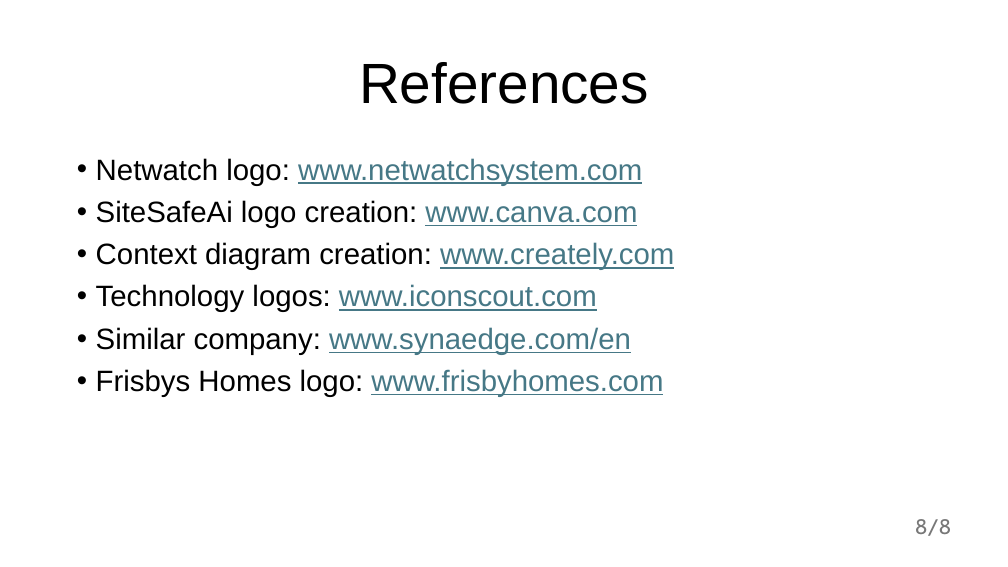
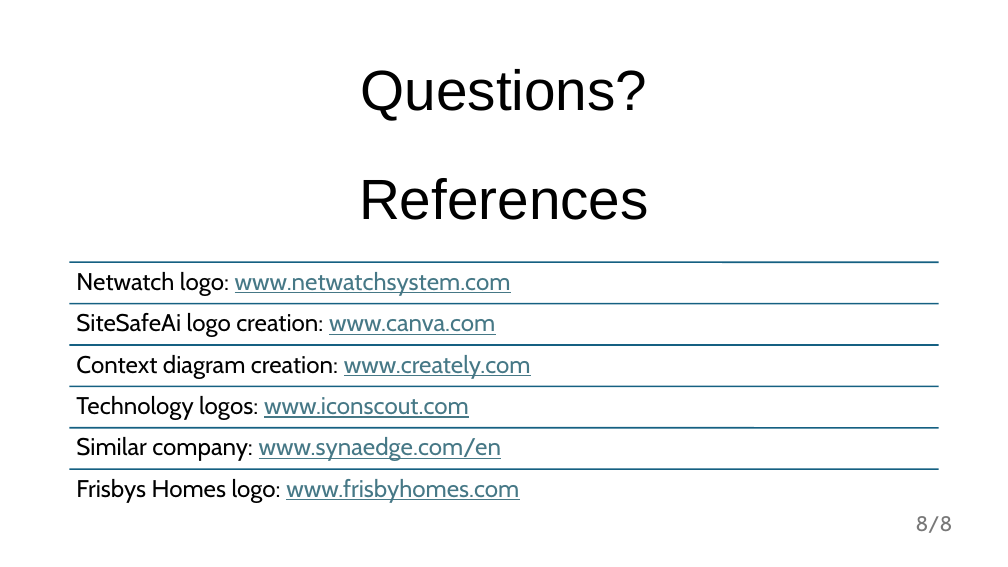
Before and after one commit to C00276177Tomas/SafeSiteAI, a slide deck: slide 8 of Presentation/SiteSafeAiPresentation.pptx. Drawn at 1008x567 pixels with LibreOffice and Linux fonts; fonts in the diff are those of the drawing. Boxes give left, top, right and bottom in pixels: in the first picture for what was removed or moved away, otherwise in the second. Text is boxed around its words. In the diff, an @@ line names an element or a change of style, - is before the commit and + after.

Commit message:
Presentation update

```diff
--- a/Presentation/SiteSafeAiPresentation.pptx
+++ b/Presentation/SiteSafeAiPresentation.pptx
@@ text added at [361,69,648,120], 54 pt, text #000000 @@
+Questions?
@@ title "References": place and size @@
-title "References" at [359,62,649,104]
+title "References" at [359,178,649,220]
@@ text removed at [96,158,674,397] @@
-• Netwatch logo: www.netwatchsystem.com
-• SiteSafeAi logo creation: www.canva.com
-• Context diagram creation: www.creately.com
-• Technology logos: www.iconscout.com
-• Similar company: www.synaedge.com/en
-• Frisbys Homes logo: www.frisbyhomes.com
@@ group added at [70,262,939,503]: 6 lines, 6 texts @@
+Netwatch logo: www.netwatchsystem.com
+SiteSafeAi logo creation: www.canva.com
+Context diagram creation: www.creately.com
+Technology logos: www.iconscout.com
+Similar company: www.synaedge.com/en
+Frisbys Homes logo: www.frisbyhomes.com
```
Also in this commit, not shown: 1 other slide changed.
